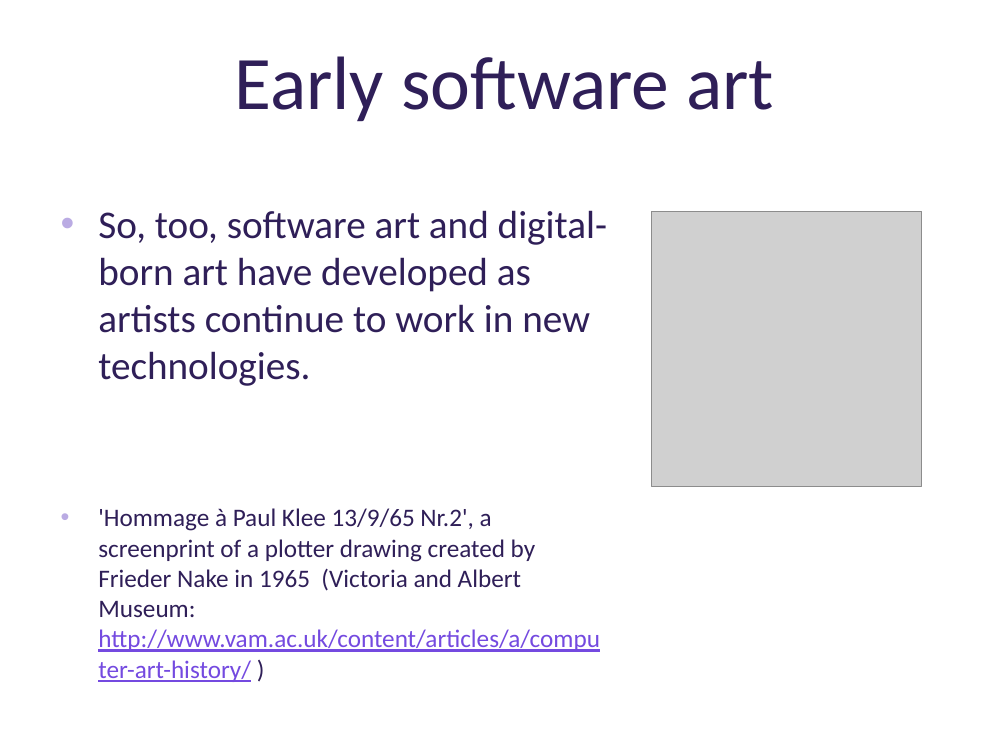
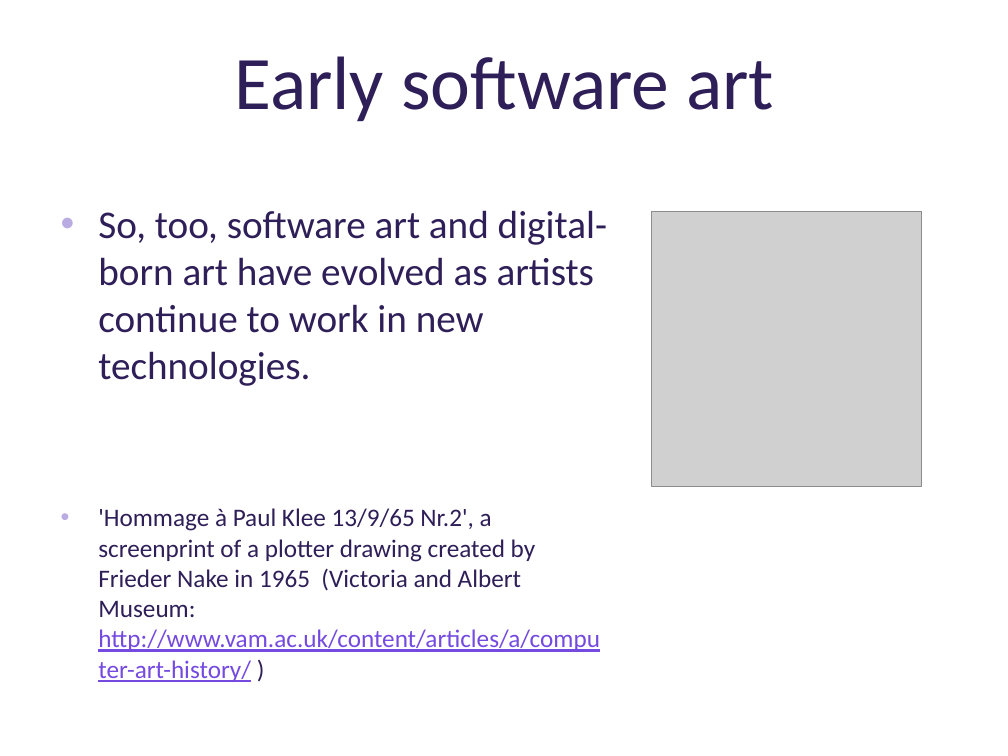
Before and after one commit to deenaengel/TF3_ProcessingSlides, a slide deck: slide 20 of Processing_Presentation_TF3_DE_notes.pptx. Drawn at 1008x756 pixels with LibreOffice and Linux fonts; fonts in the diff are those of the drawing; grey boxes stand for pictures; background and template pictures are left out. Boxes give left, top, right and bottom in pixels: in the first picture for what was removed or moved away, otherwise in the second. Text is boxed around its words. In the diff, an @@ line names an element or a change of style, - is before the commit and + after.

```diff
--- a/Processing_Presentation_TF3_DE_notes.pptx
+++ b/Processing_Presentation_TF3_DE_notes.pptx
@@ text at bbox=[98, 210, 607, 386]: text changed @@
-• So, too, software art and digital-born art have developed as artists continue to work in new technologies.
+• So, too, software art and digital-born art have evolved as artists continue to work in new technologies.
```
Also in this commit, not shown: 10 other slides changed, 1 slide added.
